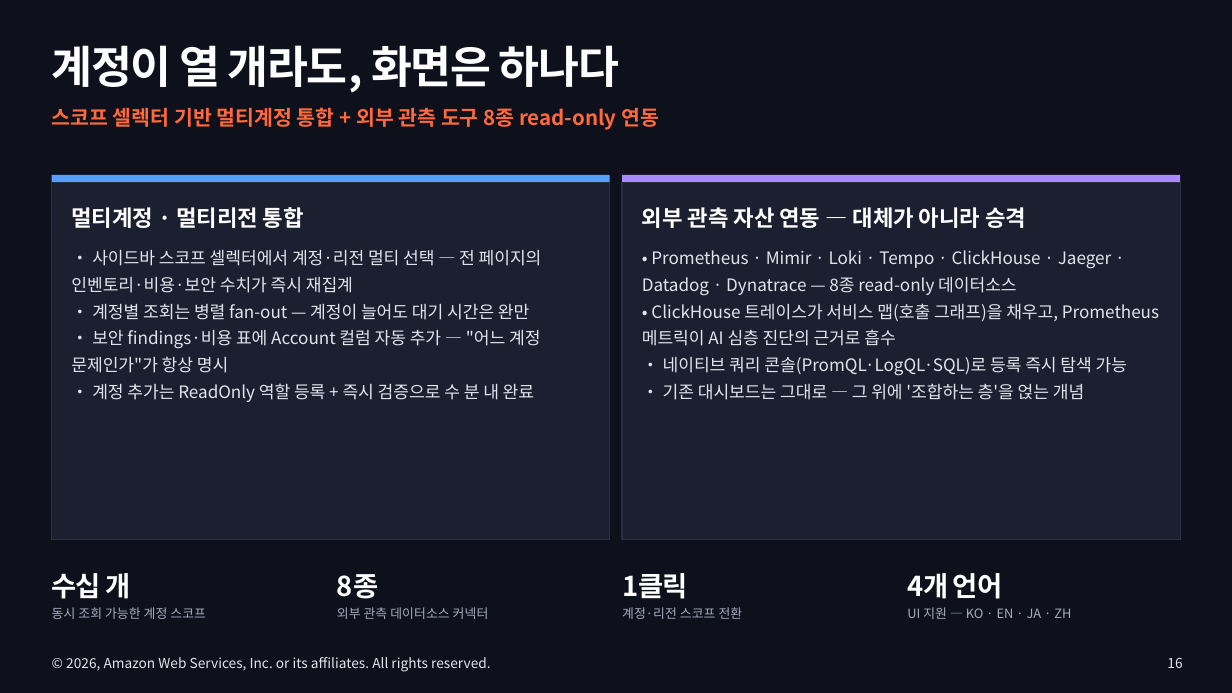
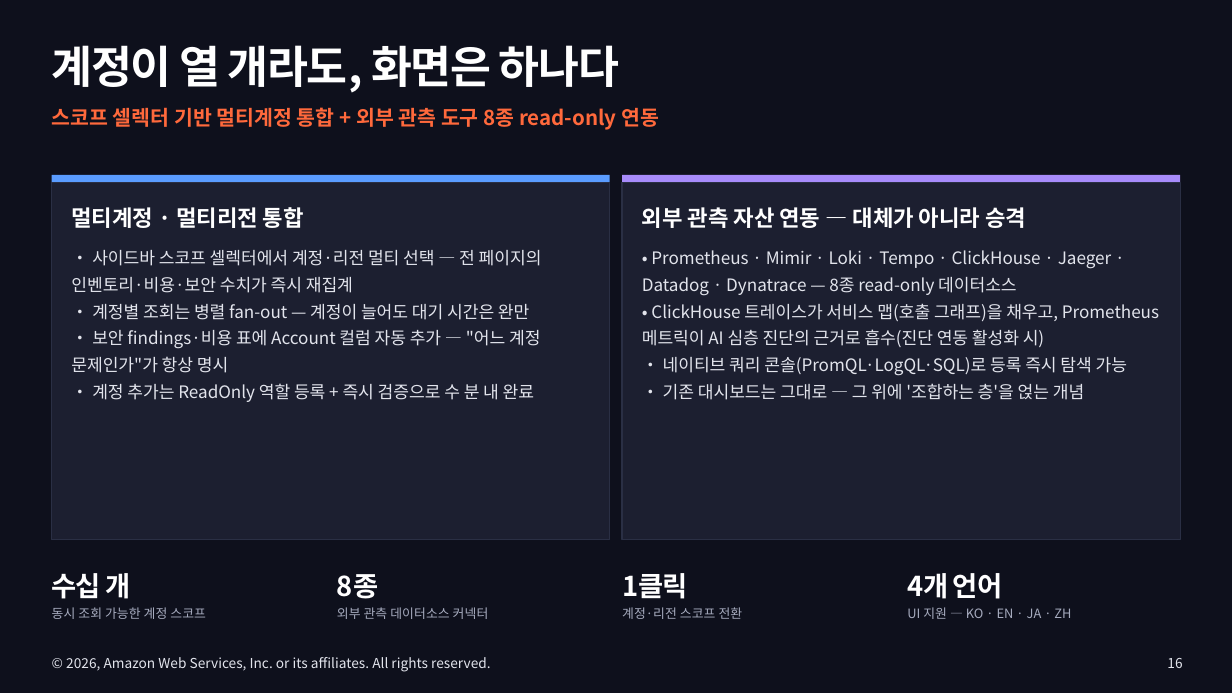
Before and after one commit to Atom-oh/awsops, a slide deck: slide 16 of docs-site/static/presentation/awsops-intro/awsops-intro.pptx. Drawn at 1232x693 pixels with LibreOffice and Linux fonts; fonts in the diff are those of the drawing. Boxes give left, top, right and bottom in pixels: in the first picture for what was removed or moved away, otherwise in the second. Text is boxed around its words. In the diff, an @@ line names an element or a change of style, - is before the commit and + after.

```diff
--- a/docs-site/static/presentation/awsops-intro/awsops-intro.pptx
+++ b/docs-site/static/presentation/awsops-intro/awsops-intro.pptx
@@ text at (642, 303, 1159, 347): text changed @@
-• ClickHouse 트레이스가 서비스 맵(호출 그래프)을 채우고, Prometheus 메트릭이 AI 심층 진단의 근거로 흡수
+• ClickHouse 트레이스가 서비스 맵(호출 그래프)을 채우고, Prometheus 메트릭이 AI 심층 진단의 근거로 흡수(진단 연동 활성화 시)
```
Also in this commit, not shown: 8 other slides changed, 3 other files.
